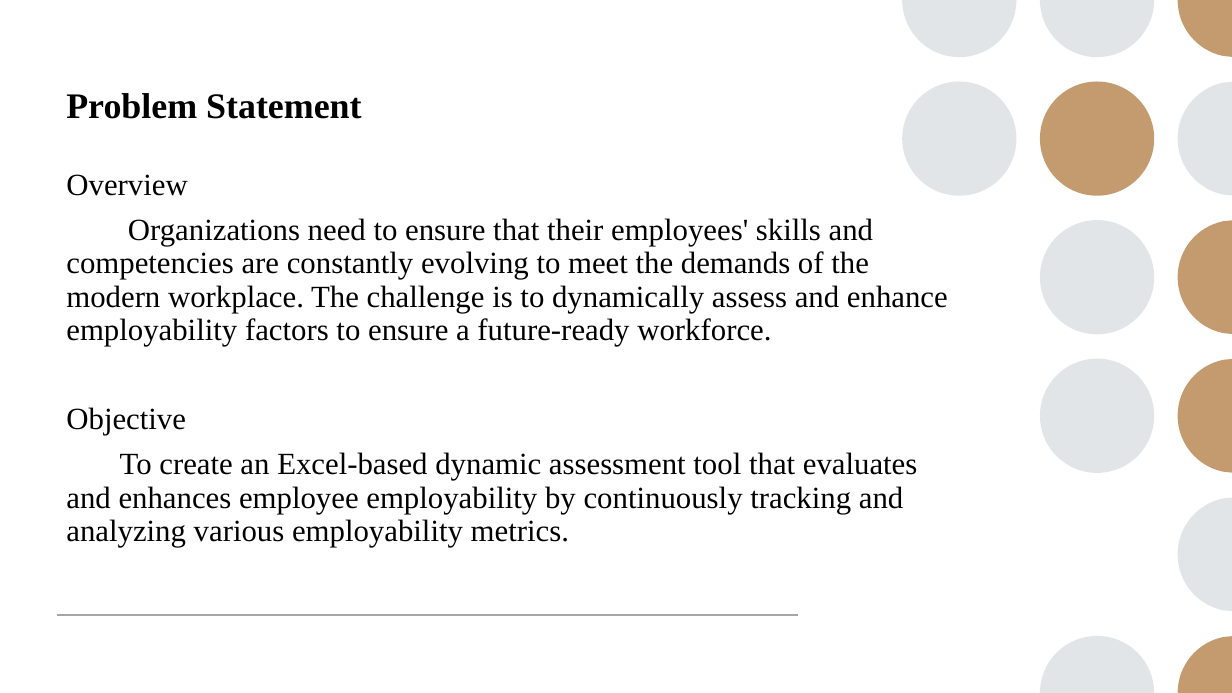
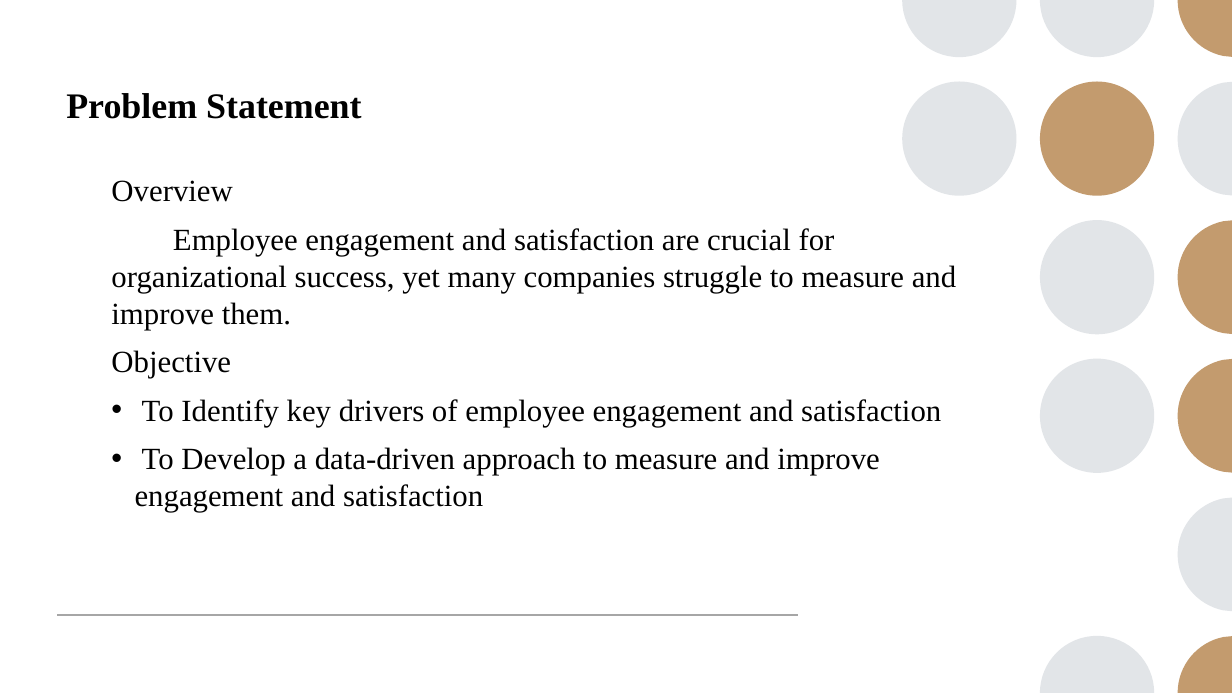
Before and after one commit to Saimeera785/TNSDC-DA-, a slide deck: slide 4 of sai meera ibm ppt.pptx. Drawn at 1232x693 pixels with LibreOffice and Linux fonts; fonts in the diff are those of the drawing. Boxes give left, top, right and bottom in pixels: in the first picture for what was removed or moved away, otherwise in the second. Text is boxed around its words. In the diff, an @@ line names an element or a change of style, - is before the commit and + after.

```diff
--- a/sai meera ibm ppt.pptx
+++ b/sai meera ibm ppt.pptx
@@ text "Overview": place and size @@
-text "Overview" at (66,174,948,547)
+text "Overview" at (111,180,956,512)
@@ text at (111,180,232,378): line spacing 0.9 to 1 @@
@@ text at (111,228,956,330): text changed @@
-Organizations need to ensure that their employees' skills and competencies are constantly evolving to meet the demands of the modern workplace. The challenge is to dynamically assess and enhance employability factors to ensure a future-ready workforce.
+Employee engagement and satisfaction are crucial for organizational success, yet many companies struggle to measure and improve them.
@@ text at (135,399,941,512): text changed @@
-To create an Excel-based dynamic assessment tool that evaluates and enhances employee employability by continuously tracking and analyzing various employability metrics.
+• To Identify key drivers of employee engagement and satisfaction
+• To Develop a data-driven approach to measure and improve engagement and satisfaction
```
Also in this commit, not shown: 7 other slides changed, 2 slides added, 2 slides removed, 1 other file.
